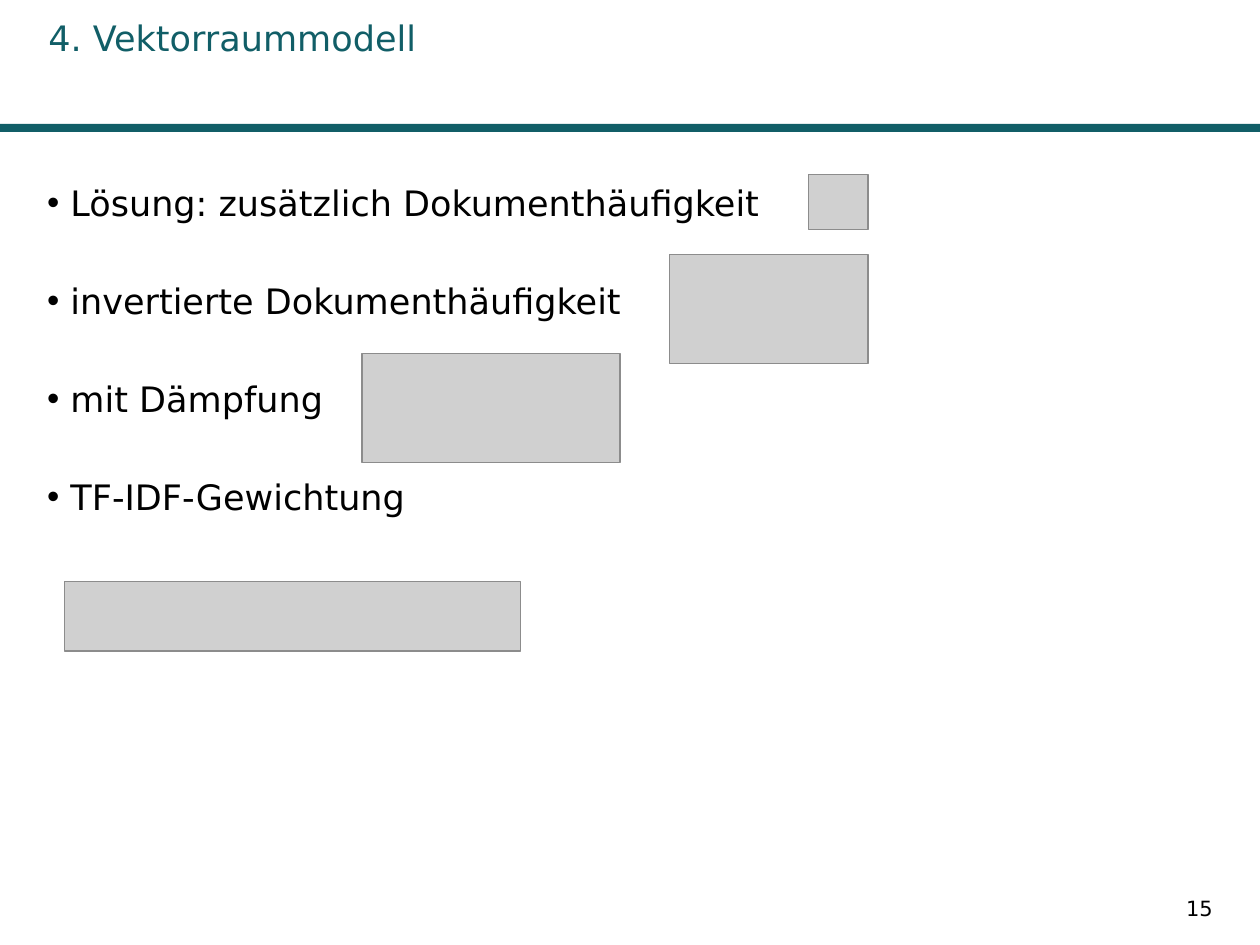
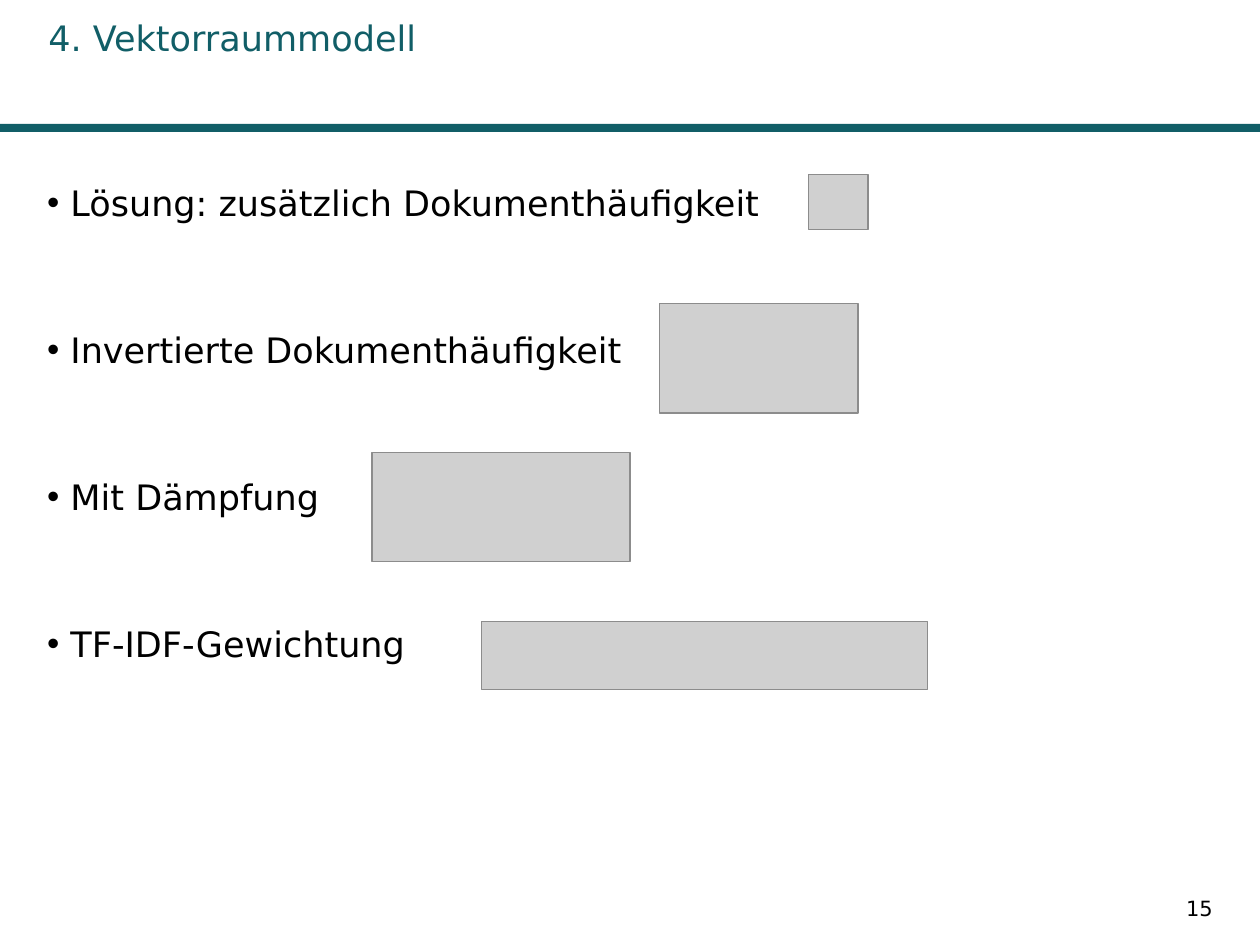
Before and after one commit to AnnikaK/SuchTool, a slide deck: slide 15 of Praesentation/Praesi.pptx. Drawn at 1260x945 pixels with LibreOffice and Linux fonts; fonts in the diff are those of the drawing; grey boxes stand for pictures; background and template pictures are left out. Boxes give left, top, right and bottom in pixels: in the first picture for what was removed or moved away, otherwise in the second. Text is boxed around its words. In the diff, an @@ line names an element or a change of style, - is before the commit and + after.

```diff
--- a/Praesentation/Praesi.pptx
+++ b/Praesentation/Praesi.pptx
@@ picture: place and size @@
-picture at [669, 255, 867, 364]
+picture at [660, 304, 858, 413]
@@ text at [70, 336, 621, 518]: text changed @@
-• invertierte Dokumenthäufigkeit
-• mit Dämpfung
+• Invertierte Dokumenthäufigkeit
+• Mit Dämpfung
@@ picture removed at [362, 354, 620, 464] @@
@@ picture added at [372, 452, 630, 562] @@
@@ picture removed at [64, 582, 520, 651] @@
@@ picture added at [481, 621, 927, 689] @@
```
Also in this commit, not shown: 31 other slides changed, 2 slides added, 3 slides removed, 12 other files.
